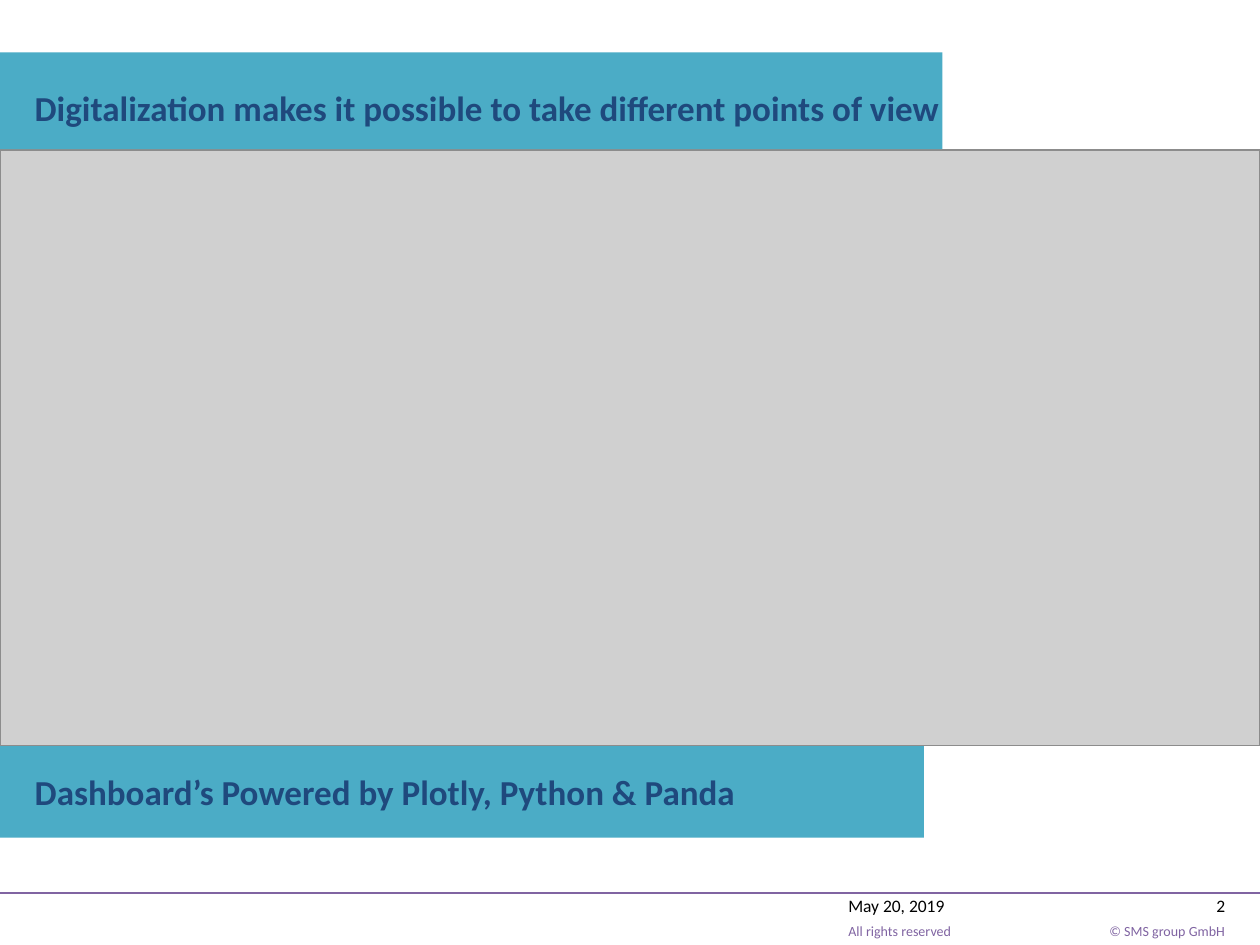
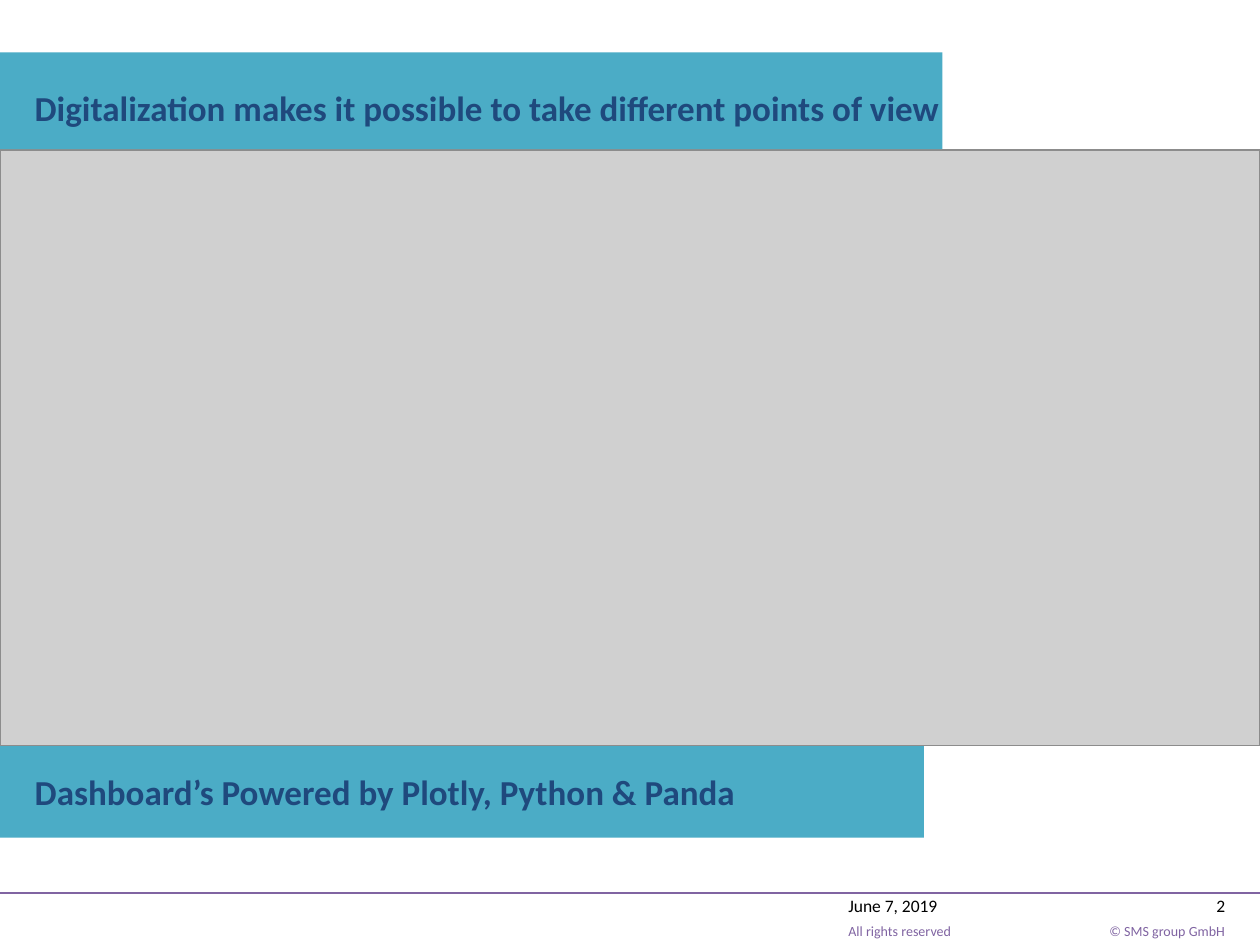
Before and after one commit to mrmanishprasadroy/Dash_Monitoring_Tool, a slide deck: slide 2 of PlotlyDashboard.pptx. Drawn at 1260x945 pixels with LibreOffice and Linux fonts; fonts in the diff are those of the drawing; grey boxes stand for pictures; background and template pictures are left out. Boxes give left, top, right and bottom in pixels: in the first picture for what was removed or moved away, otherwise in the second. Text is boxed around its words. In the diff, an @@ line names an element or a change of style, - is before the commit and + after.

```diff
--- a/PlotlyDashboard.pptx
+++ b/PlotlyDashboard.pptx
@@ text at bbox=[848, 900, 937, 914]: text changed @@
-May 20, 2019
+June 7, 2019
```
Also in this commit, not shown: 1 other slide changed, 6 slides added, 1 slide removed, 2 other files.
